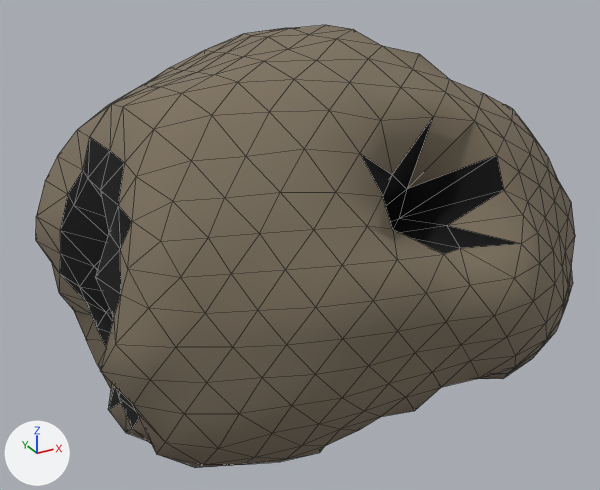
An edit to the glTF model assets/asteroids/asteroid_01.glb, drawn before and after from the same camera.
Rendered twice from a camera (50 mm lens) standing at (-1.405, -2.377, 1.223) and looking at (-0.098, -0.001, 0.035). Arrows for +X, +Y and +Z are at lower left; the lights stay in place. The older version comes first. Mesh edges are drawn as thin lines. Vertices at exactly the same position are counted once.

Script lines for the objects in view, before the commit:
```python
me_icosphere = bpy.data.meshes.new('Icosphere')
me_icosphere.from_pydata(...)  # 642 vertices, 1280 faces; spans x -0.95..0.92, y -0.82..0.77, z -0.67..0.79
# faces by material slot: [1019, 261]
me_icosphere.materials.append(mat_asteroidrock_01)  # brown #7f7361
me_icosphere.materials.append(mat_asteroidcrater_01)  # black #000000
ob_asteroid_01 = bpy.data.objects.new('Asteroid_01', me_icosphere)
ob_asteroid_01.location = (0.0, 0.0, 0.0)
```
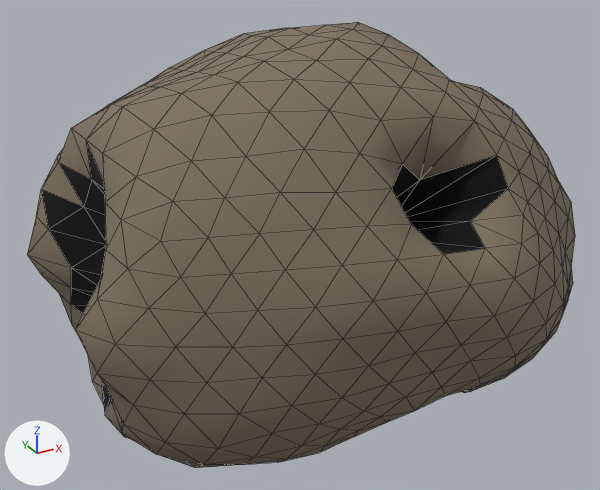
The edits, one by one:
me_icosphere is used by ob_asteroid_01; location (0.0, 0.0, 0.0).
me_icosphere had 642 vertices, 1280 faces and spanned x -0.95..0.92, y -0.82..0.77, z -0.67..0.79.
me_icosphere now has 642 vertices, 1280 faces and spans x -0.99..0.92, y -0.82..0.77, z -0.67..0.79.
me_icosphere part 1: 123 of 642 vertices moved; they spanned x -0.58..0.89, y -0.65..0.62, z -0.6..0.73 and now span x -0.63..0.91, y -0.74..0.7, z -0.64..0.79; mean shift (0.01, -0.01, -0.01); largest move (0.1, -0.24, -0.23) -> (0.15, -0.37, -0.35).
me_icosphere part 2: 46 of 642 vertices moved; they spanned x -0.95..-0.73, y -0.42..0.25, z -0.38..0.51 and now span x -0.99..-0.72, y -0.42..0.26, z -0.39..0.55; mean shift (-0.03, 0.0, 0.0); largest move (-0.87, -0.32, 0.1) -> (-0.99, -0.36, 0.11).
me_icosphere part 3: 76 faces spanning x -0.99..0.88, y -0.75..0.76, z -0.64..0.79 switch from mat_asteroidcrater_01 (black #000000) to mat_asteroidrock_01 (brown #7f7361).

Location of each change, (x1, y1, x2, y2) in pixels of the pictures (600 x 490 px; the box of a moved part takes in the faces that stretch with it):
'Asteroid_01', reshaped: before (36, 25, 575, 468); after (27, 22, 575, 468)
part 1 of me_icosphere, moved or reshaped: before (336, 104, 528, 379); after (321, 22, 528, 452)
part 2 of me_icosphere, moved or reshaped: before (36, 104, 173, 454); after (27, 104, 173, 454)
part 3 of me_icosphere, recoloured: before (60, 118, 520, 429); after (27, 81, 521, 434)
